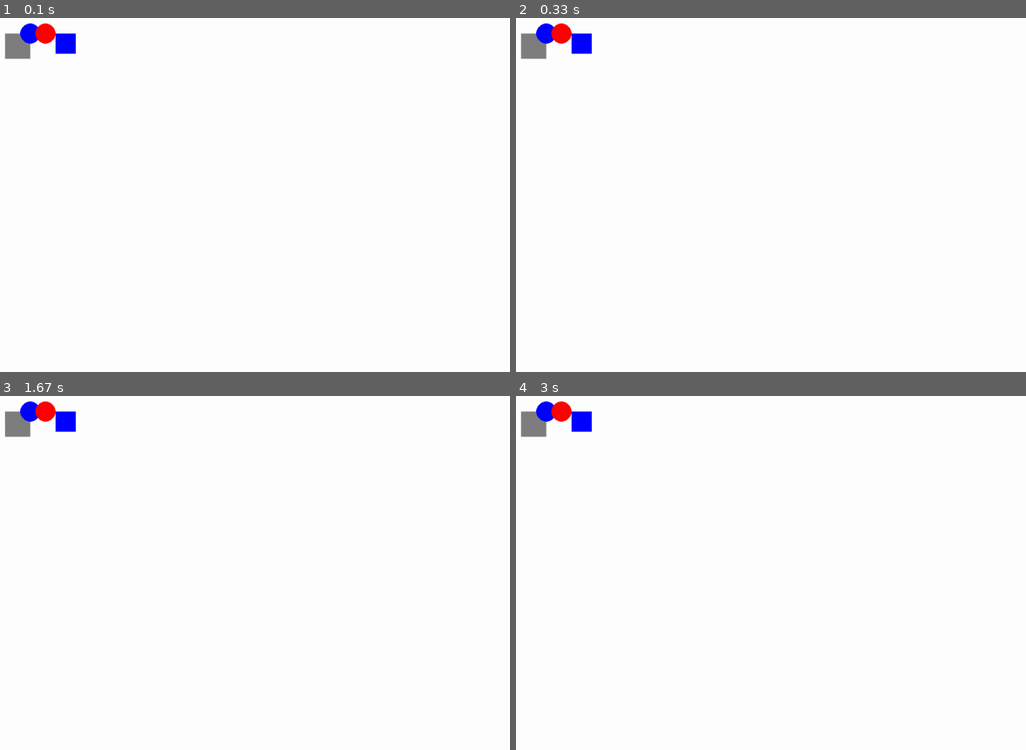
Above: before the commit, frames 1-4 (two rows, left to right).
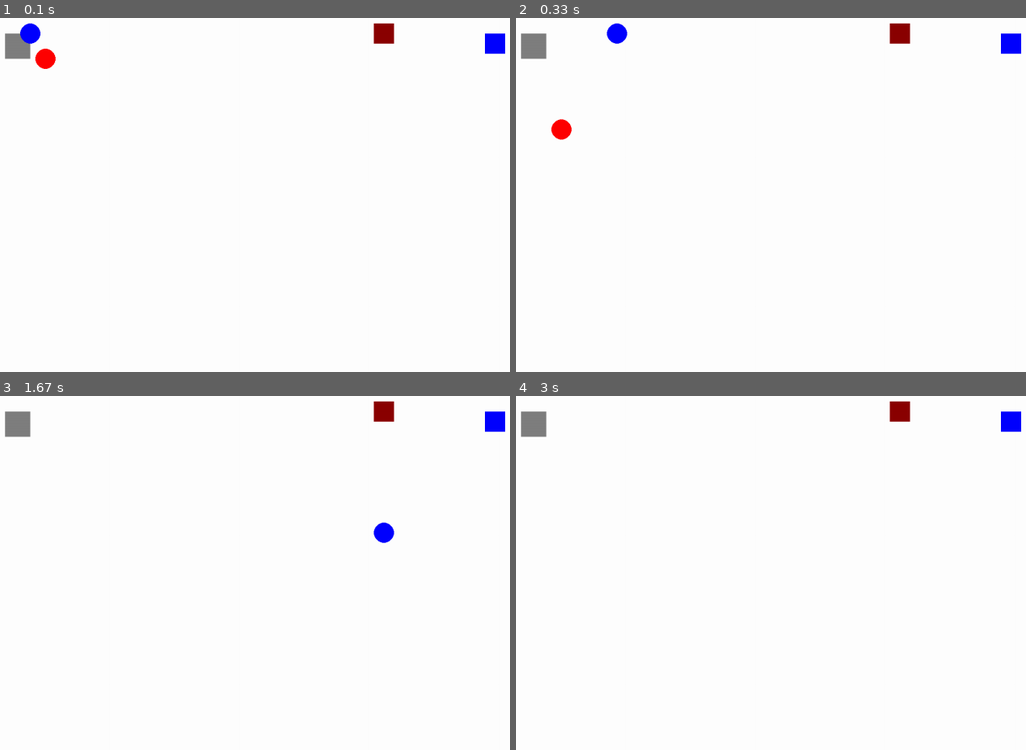
Above: after the commit, the same moments.

Repository: abil-nrg/UVEC2024
Game: pygame game, started from pygame/game.py
The game is run twice, just before and just after one commit, with the same random seed, the same clock (stepped at 60 frames per second) and the same inputs.
Inputs:
- Up to frame 1 (0.1 s): no input
- Up to frame 2 (0.33 s): no input
- Up to frame 3 (1.67 s): no input
- Up to frame 4 (3 s): no input

The runs differ from the first frame. In frame 1, 1.1% of the frame differs, in the area x 6-100%, y 1-15%; in frame 2, 1.4%, in the area x 3-100%, y 1-35%; in frame 3, 1.3%; in frame 4, 1.1%.

Commit message:
Add more game logic

Diff:
--- a/pygame/cat.py
+++ b/pygame/cat.py
@@ -1,4 +1,5 @@
 import pygame
+import json
 class Cat:
     def __init__(self, colour, direction, x, y, size = 20):
         self.colour = colour
@@ -6,3 +7,7 @@
         self.x = x
         self.y = y
         self.size = size
+    def get_area(self):
+        return pygame.Rect(self.x-self.size/2, self.y-self.size/2, self.size, self.size)
+    def to_json(self):
+        json.dumps(self.__dict__)
--- a/pygame/game.py
+++ b/pygame/game.py
@@ -19,14 +19,14 @@
 clock = pygame.time.Clock()
 
 tunnel = Tunnel(50, 50)
-cat = Cat(BLUE, 'r', 100, 50)
-cat2 = Cat(RED, 'r', 130, 50)
-home = Home(BLUE, 150, 50)
+cat = Cat(BLUE, 'r', 50, 50)
+cat2 = Cat(RED, 'd', 130, 50)
+home = Home(BLUE, 1000, 50)
+intersection = Intersection(800, 50, ['r', 'd'], 'd')
 
 cats = [cat, cat2]
 homes = [home]
-
-
+intersections = [intersection]
 # -------- Main Program Loop -----------
 while not done:
     # --- Main event loop
@@ -36,13 +36,31 @@
 
     screen.fill(WHITE)
     pygame.draw.rect(screen, GREY, tunnel.get_area())
+
+    for home in homes:
+        pygame.draw.rect(screen, home.colour, home.get_area())
+
+    for intersection in intersections:
+        pygame.draw.rect(screen, DARK_RED, intersection.get_drawn_area())
+
     for cat in cats:
         pygame.draw.circle(screen, cat.colour, (cat.x, cat.y), cat.size)
-    for home in homes:
-        pygame.draw.rect(screen, home.colour, home.get_area())
+        for home in homes:
+            if cat.get_area().colliderect(home.get_area()):
+                print("collide")
+                cats.remove(cat)
+        for intersection in intersections:
+            if cat.get_area().colliderect(intersection.get_area()):
+                print('intersect')
+                cat.direction = intersection.current_direction
+        if cat.direction == 'r': cat.x += 10
+        elif cat.direction == 'l': cat.x -= 10
+        elif cat.direction == 'u': cat.y -= 10
+        elif cat.direction == 'd': cat.y += 10
+
     # --- Go ahead and update the screen with what we've drawn.
     pygame.display.flip()
-    # --- Limit to 60 frames per second
+    # --- Limit to 6 frames per second
     clock.tick(60)
 # Close the window and quit.
 pygame.quit()
--- a/pygame/intersection.py
+++ b/pygame/intersection.py
@@ -1,9 +1,15 @@
+import pygame
 class Intersection:
-    def __init__(self, x, y, possible_direction, current_direction, user=None):
+    def __init__(self, x, y, possible_direction, current_direction, user=None, size=40):
         self.x = x
         self.y = y
         self.possible_direction = possible_direction
         self.current_direction = current_direction
         self.user = user
+        self.size = size
+    def get_drawn_area(self):
+        return pygame.Rect(self.x-self.size/2, self.y-self.size/2, self.size, self.size)
+    def get_area(self):
+        return pygame.Rect(self.x, self.y, 1, 1)
     def click(self):
         self.possible_direction[self.possible_direction.index(self.current_direction) + 1 % len(self.possible_direction)]
